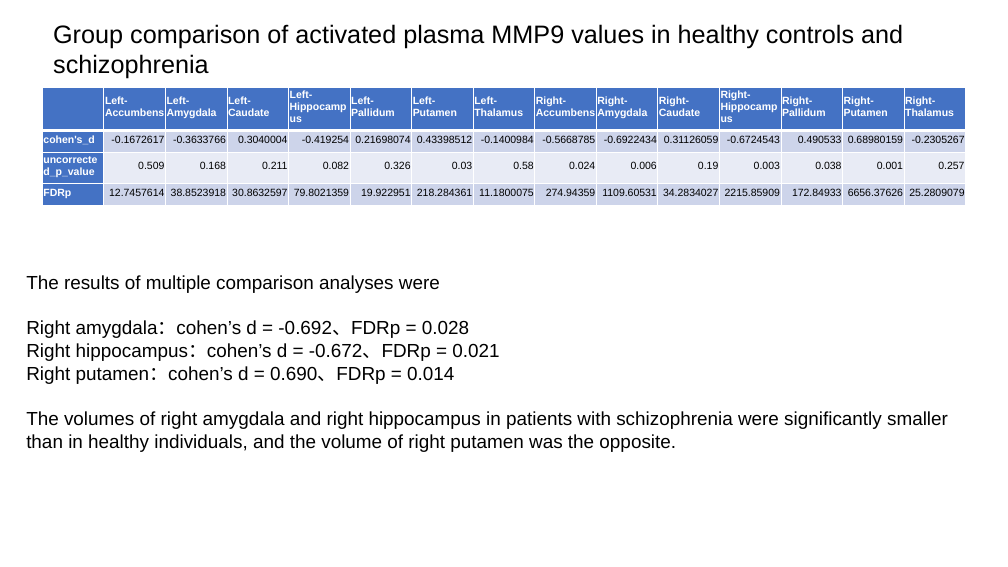
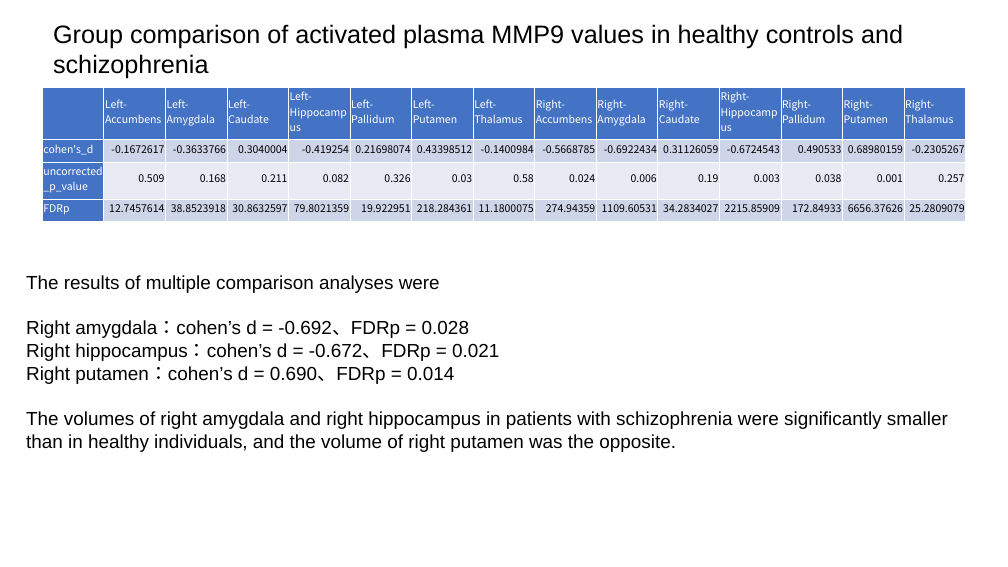
Before and after one commit to beseto/2022, a slide deck: slide 10 of documents/slides/D9.pptx. Drawn at 1008x567 pixels with LibreOffice and Linux fonts; fonts in the diff are those of the drawing. Boxes give left, top, right and bottom in pixels: in the first picture for what was removed or moved away, otherwise in the second. Text is boxed around its words. In the diff, an @@ line names an element or a change of style, - is before the commit and + after.

```diff
--- a/documents/slides/D9.pptx
+++ b/documents/slides/D9.pptx
@@ table at (x1=42, y1=88, x2=961, y2=433) @@
@@ fill #CDD4EA to #CFD5EA in 28 cells @@
@@ fill #E8EBF5 to #E9EBF5 in 14 cells @@
@@ font Arial to Noto Sans CJK JP @@
@@ bold off in "Left-Accumbens", "Left-Amygdala", "Left-Caudate", "Left-Hippocampus" and 13 more places @@
```
Also in this commit, not shown: 10 other slides changed, 1 other file.
